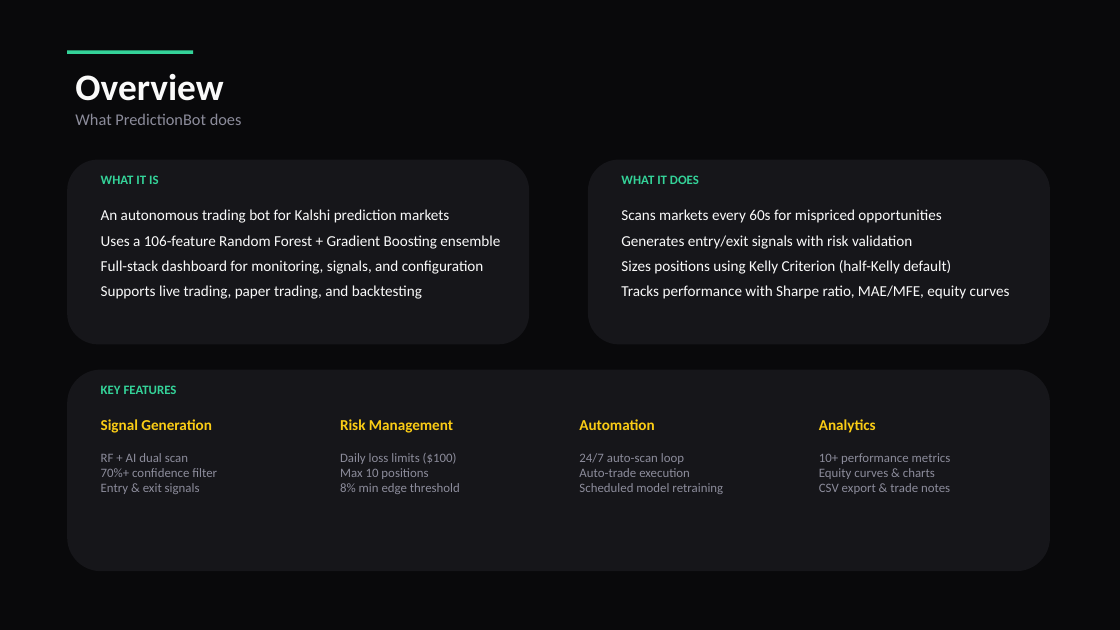
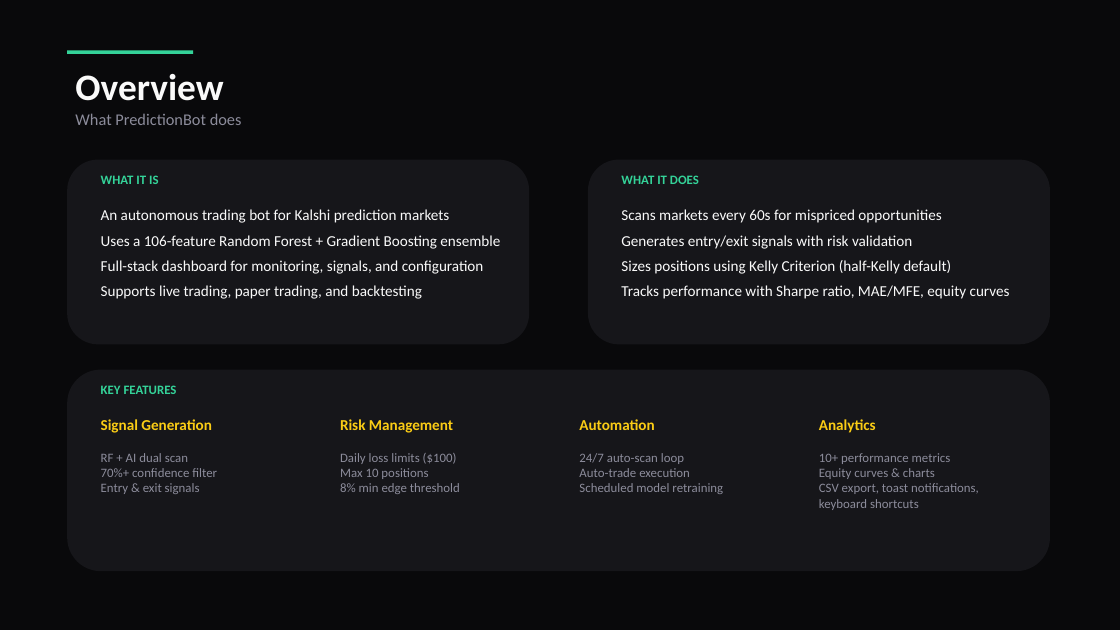
Before and after one commit to colelevy08/prediction-market-bot, a slide deck: slide 2 of PredictionBot_Presentation.pptx. Drawn at 1120x630 pixels with LibreOffice and Linux fonts; fonts in the diff are those of the drawing. Boxes give left, top, right and bottom in pixels: in the first picture for what was removed or moved away, otherwise in the second. Text is boxed around its words. In the diff, an @@ line names an element or a change of style, - is before the commit and + after.

```diff
--- a/PredictionBot_Presentation.pptx
+++ b/PredictionBot_Presentation.pptx
@@ text at (x1=819, y1=453, x2=979, y2=510): text changed @@
-10+ performance metrics
-Equity curves & charts
-CSV export & trade notes
+10+ performance metrics
+Equity curves & charts
+CSV export, toast notifications, keyboard shortcuts
```
Also in this commit, not shown: 5 other slides changed.
